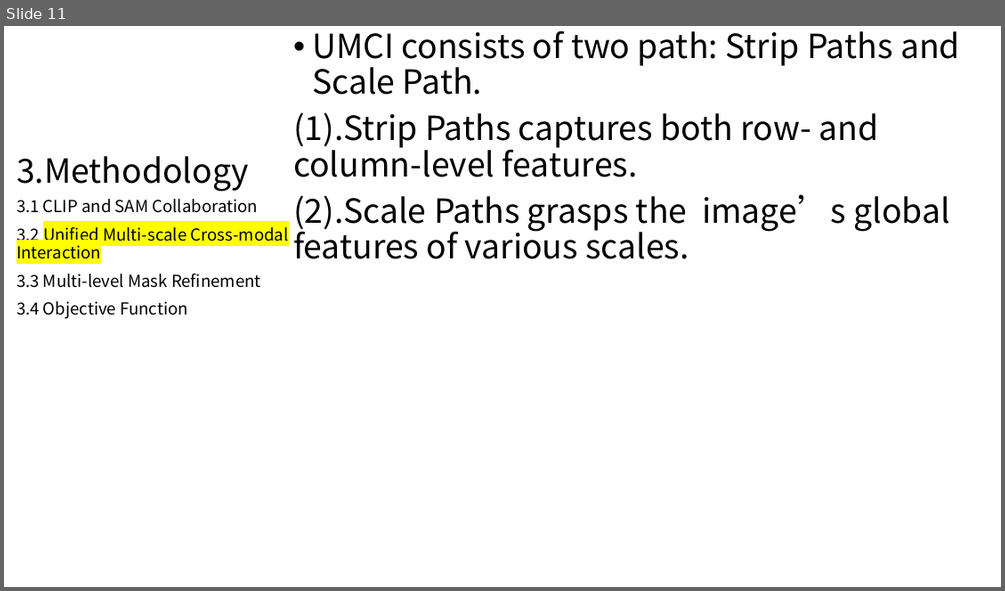
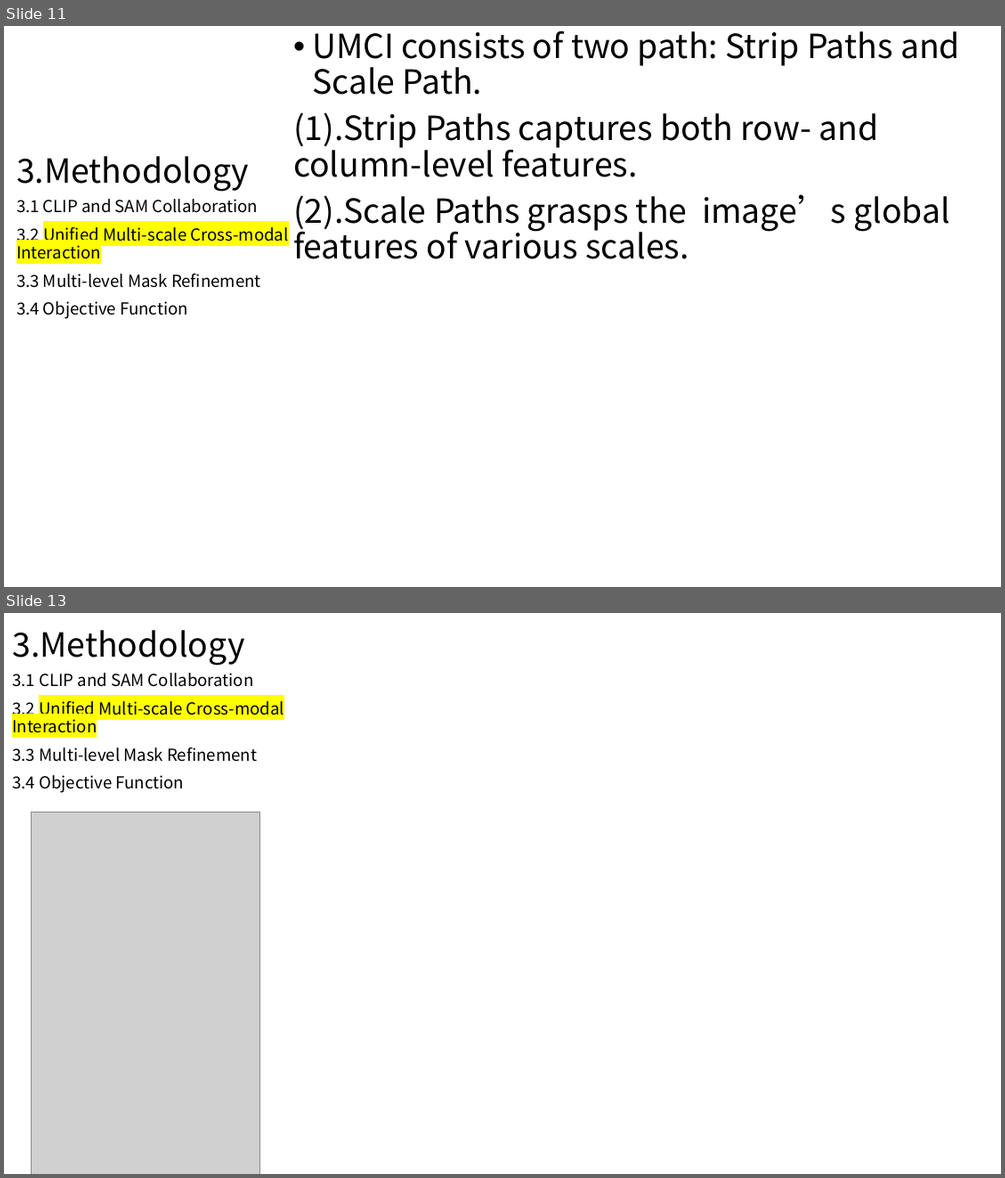
Before and after one commit to wushengxin2012/fileRepository, a slide deck: SAM-CLIP-2401.12665v2.pptx. Shown one above the other, each under a label of ours: slide 11 before the commit, slides 11 and 13 after it; the slides between them are not shown. The pictures are 1005x591 and 1005x1178 pixels, drawn with LibreOffice and Linux fonts; fonts in the diff are those of the drawing; grey boxes stand for pictures. Boxes give left, top, right and bottom in pixels: in the first picture for what was removed or moved away, otherwise in the second. Text is boxed around its words. In the diff, an @@ line names an element or a change of style, - is before the commit and + after.

```diff
--- a/SAM-CLIP-2401.12665v2.pptx
+++ b/SAM-CLIP-2401.12665v2.pptx
@@ slide 13 added at bbox=[4, 613, 1001, 1174], background #FFFFFF @@
@@ title added at bbox=[12, 630, 244, 666], 32 pt, text #000000 @@
+3.Methodology
@@ text added at bbox=[12, 673, 284, 793], 16 pt, text #000000 @@
+3.1 CLIP and SAM Collaboration
+3.2 Unified Multi-scale Cross-modal Interaction
+3.3 Multi-level Mask Refinement
+3.4 Objective Function
@@ picture added at bbox=[31, 811, 259, 1174] @@
```
Also in this commit, not shown: 1 slide changed, 7 other slides added, 2 other files.
